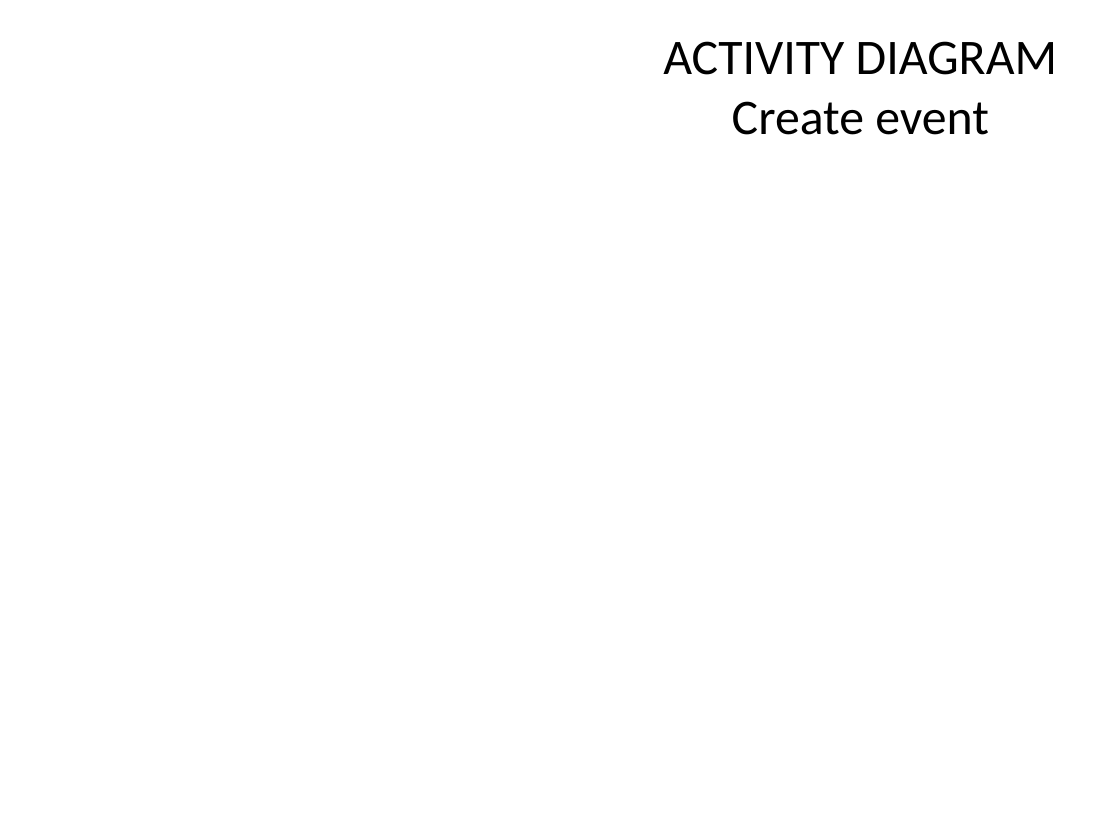
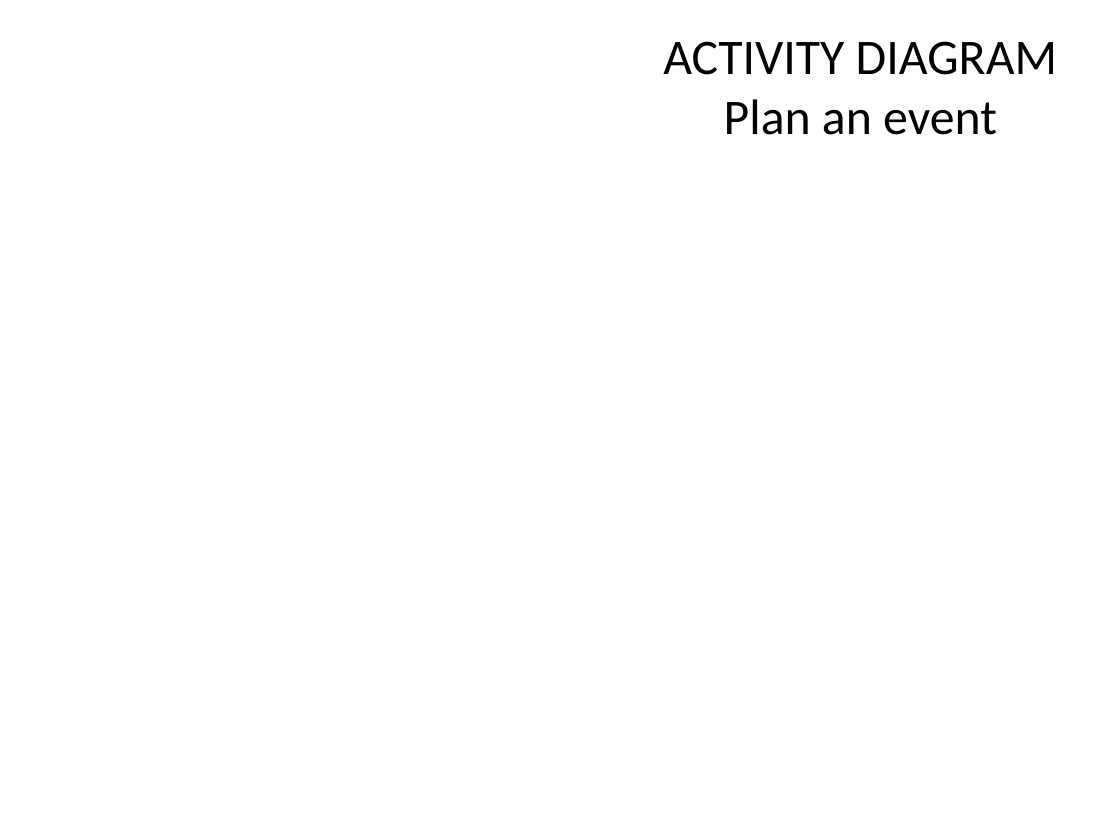
Before and after one commit to 11michi11/SEP1, a slide deck: slide 11 of Appendixes/FinalAnalysis.pptx (slide 18 before the commit). Drawn at 1120x840 pixels with LibreOffice and Linux fonts; fonts in the diff are those of the drawing; background and template pictures are left out. Boxes give left, top, right and bottom in pixels: in the first picture for what was removed or moved away, otherwise in the second. Text is boxed around its words. In the diff, an @@ line names an element or a change of style, - is before the commit and + after.

```diff
--- a/Appendixes/FinalAnalysis.pptx
+++ b/Appendixes/FinalAnalysis.pptx
@@ title at box(663, 41, 1057, 135): text changed @@
-ACTIVITY DIAGRAM Create event
+ACTIVITY DIAGRAM Plan an event
```
Also in this commit, not shown: 1 other slide changed, 7 slides removed, 2 other files.
